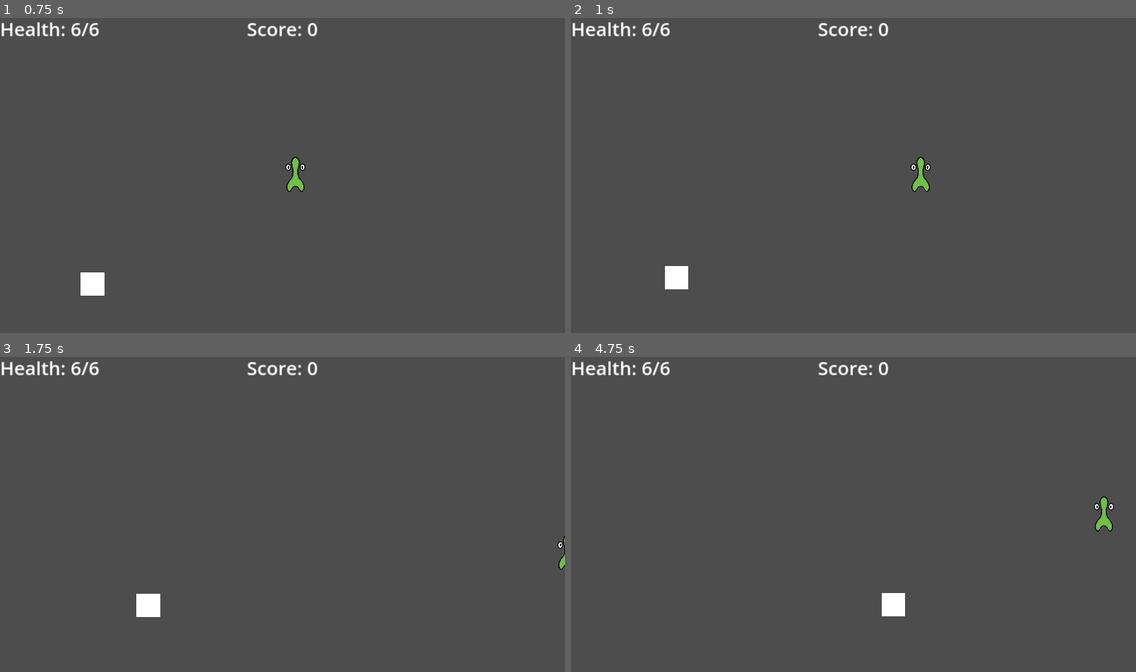
Above: before the commit, frames 1-4 (two rows, left to right).
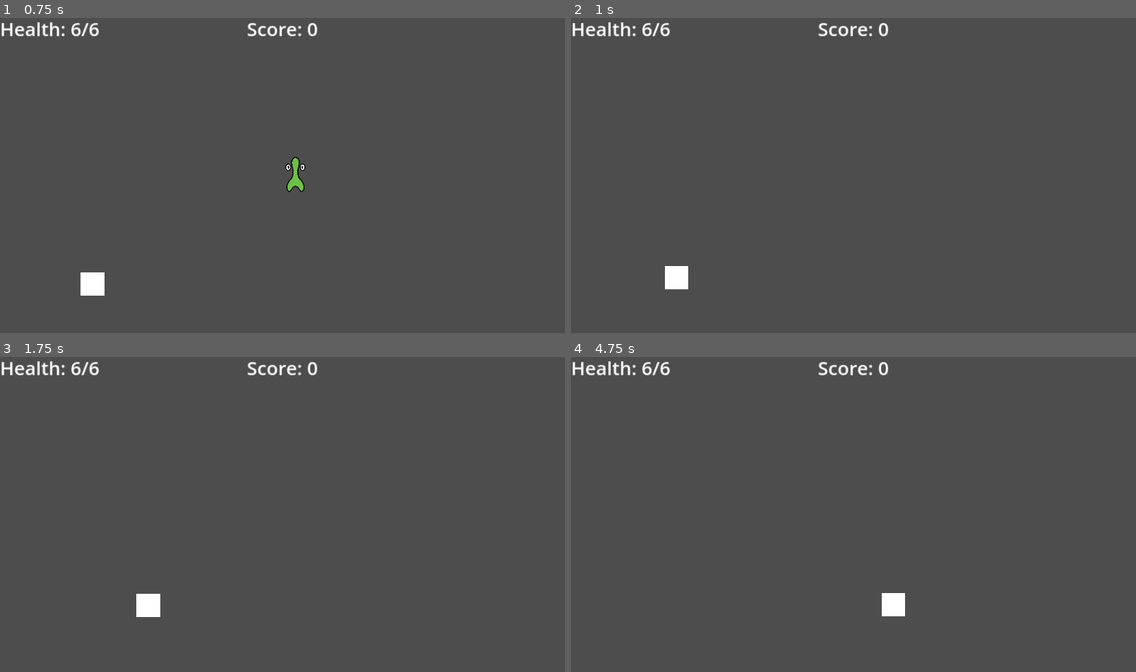
Above: after the commit, the same moments.

Repository: jonahh2160/275-group-five
Game: Godot game, scene res://scenes/main.tscn
The game is run twice, just before and just after one commit, with the same random seed, the same clock (stepped at 60 frames per second) and the same inputs.
Inputs:
- Up to frame 1 (0.75 s): hold D (move_right) from 0.53 s (still down); hold Shift (dodge) from 0.53 s (still down)
- Up to frame 2 (1 s): keep holding D (move_right); keep holding Shift (dodge)
- Up to frame 3 (1.75 s): release D (move_right) at 1.28 s; release Shift (dodge) at 1.28 s; hold S (move_down) from 1.28 s (still down); tap Shift (dodge) at 1.35 s
- Up to frame 4 (4.75 s): release S (move_down) at 2.03 s; hold D (move_right) 2.03-2.78 s; hold Shift (dodge) 2.03-2.78 s; hold W (move_up) 2.78-3.53 s; tap Shift (dodge) at 2.85, 4.35 s; hold Shift (dodge) 3.53-4.28 s; hold A (move_left) from 3.53 s (still down)

Frame 1 is identical in both runs. In frame 2, 0.2% of the frame differs, in the area x 60-64%, y 44-56%; in frame 3, less than 0.1%; in frame 4, 0.2%.

Commit message:
Added a small damage flash and moved functions

Diff:
--- a/scenes/player.gd
+++ b/scenes/player.gd
@@ -15,13 +15,13 @@
 var dashing
 var dash_angle
 
-func get_dir():
-	dir.x = Input.get_axis("move_left", "move_right")
-	dir.y = Input.get_axis("move_up", "move_down")
-	return dir.normalized()
-
 func _ready():
 	screen_size = get_viewport_rect().size
+
+func start(pos):
+	position = pos
+	show()
+	$CollisionShape2D.disabled = false
 
 func _physics_process(delta):
 	dir = get_dir()
@@ -32,14 +32,20 @@
 		1:
 			dodge(delta)
 
+	# I-Frame reduction + flash
 	if i_frames > 0:
 		i_frames = i_frames - 1
+
+	if i_frames > 0 and is_visible() and not dashing:
+		damage_flash()
 
 	move_and_slide()
 
 func free_state(delta):
+	# Dodge
 	if (Input.is_action_pressed("dodge") and dir):
 		state = 1
+
 	# Credit to KobeDev on YouTube
 	velocity = lerp(velocity, dir * speed, delta * accel)
 
@@ -76,11 +82,18 @@
 	if dashing:
 		velocity += (dash_angle * speed * 2 * delta)
 
+func get_dir():
+	dir.x = Input.get_axis("move_left", "move_right")
+	dir.y = Input.get_axis("move_up", "move_down")
+	return dir.normalized()
 
-func start(pos):
-	position = pos
-	show()
-	$CollisionShape2D.disabled = false
+func damage_flash():
+	if not is_visible():
+		return
+	else:
+		hide()
+		await get_tree().create_timer(0.02).timeout # wait for 1 second
+		show()
 
 func _on_area_2d_body_entered(body):
 	if i_frames <= 0:
